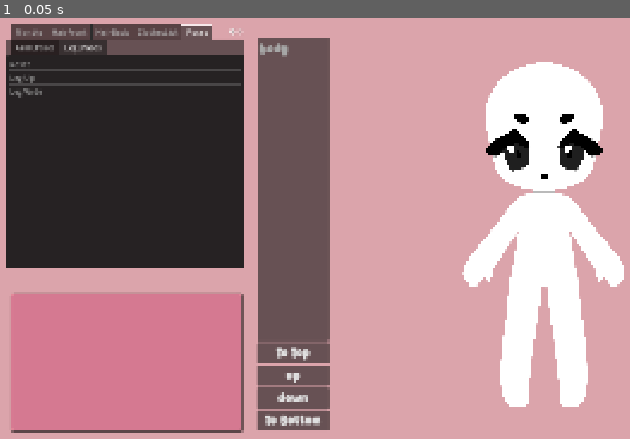
Above: before the commit, frame 1.
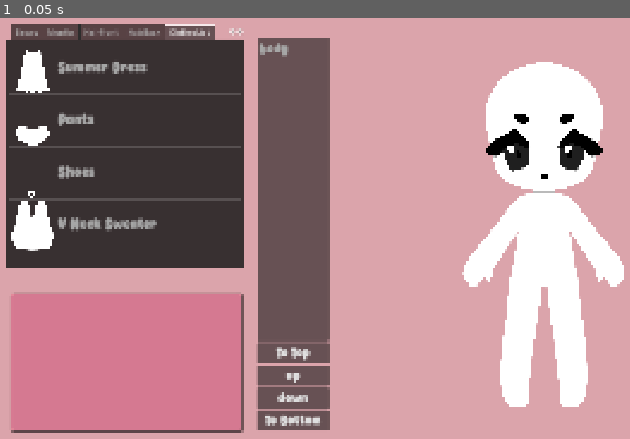
Above: after the commit, the same moment.

Repository: DayaanS/dress-up
Game: Godot game, scene res://scenes/customization.tscn
The game is run twice, just before and just after one commit, with the same random seed, the same clock (stepped at 60 frames per second) and the same inputs.
Inputs:
- Up to frame 1 (0.05 s): no input

The runs differ from the first frame. In frame 1, 4.0% of the frame differs, in the area x 0-39%, y 1-56%.

Commit message:
feat: color change feature

Diff:
--- a/scenes/item_color_selection.tscn
+++ b/scenes/item_color_selection.tscn
@@ -1,7 +1,6 @@
 [gd_scene format=3 uid="uid://b61a51s63pxhe"]
 
 [ext_resource type="Script" uid="uid://dy8ruii43f7sv" path="res://scripts/item_color_selection.gd" id="1_k71m0"]
-[ext_resource type="Resource" uid="uid://cs3drpibsp75u" path="res://data/items/pants.tres" id="2_k71m0"]
 [ext_resource type="Theme" uid="uid://cdvgy38nflwke" path="res://data/ui_theme.tres" id="3_g2plc"]
 
 [node name="ItemColorSelection" type="Control" unique_id=1949384703]
@@ -12,7 +11,6 @@
 grow_horizontal = 2
 grow_vertical = 2
 script = ExtResource("1_k71m0")
-item = ExtResource("2_k71m0")
 
 [node name="Panel" type="Panel" parent="." unique_id=566416004]
 layout_mode = 1
--- a/scenes/item_selection.tscn
+++ b/scenes/item_selection.tscn
@@ -19,7 +19,7 @@
 anchor_bottom = 1.0
 grow_horizontal = 2
 grow_vertical = 2
-current_tab = 7
+current_tab = 6
 
 [node name="Bodies" type="ItemList" parent="TabContainer" unique_id=1846120978]
 unique_name_in_owner = true
@@ -89,7 +89,6 @@
 
 [node name="ClothesList" type="ItemList" parent="TabContainer" unique_id=139898182]
 unique_name_in_owner = true
-visible = false
 layout_mode = 2
 theme = ExtResource("2_47dkk")
 select_mode = 2
@@ -99,6 +98,7 @@
 metadata/_tab_index = 6
 
 [node name="Poses" type="TabContainer" parent="TabContainer" unique_id=111635627]
+visible = false
 layout_mode = 2
 current_tab = 1
 metadata/_tab_index = 7
--- a/scripts/global.gd
+++ b/scripts/global.gd
@@ -4,6 +4,9 @@
 var all_hair_front_data:Array[Item] = []
 var all_hair_back_data:Array[Item] = []
 var all_items_data: Array[Item] = []
+
+var selected_item_node: Skeleton
+var selected_item:Item
 
 # gets Item files from path and returns the array of Items
 func get_items(path):
@@ -16,13 +19,14 @@
 
 # Called when the node enters the scene tree for the first time.
 func _ready() -> void:
-	pass # Replace with function body.
+	#pass # Replace with function body.
 	all_clothes_data = get_items("res://data/items/")
 	all_hair_back_data = get_items("res://data/hair_back/")
 	all_hair_front_data = get_items("res://data/hair_front/")
 	all_items_data = all_clothes_data + all_hair_back_data + all_hair_front_data
 
 
+
 # Called every frame. 'delta' is the elapsed time since the previous frame.
 func _process(delta: float) -> void:
 	pass
--- a/scripts/item_color_selection.gd
+++ b/scripts/item_color_selection.gd
@@ -6,23 +6,22 @@
 
 # adds colors of Item data
 func add_item_colors(item:Item):
-	# instead of adding color on item selection
-	# clear the vbox and add colors on layer selection (match id on layer with id on item data)
-	# need to instantiate the color container instead of just adding to one so they would be separate
-
-
+	# clear colors
 	for color_button in color_list.get_children():
 		color_button.queue_free()
+
+	# add default colors from Item data
 	for i in len(item.colors):
 		var item_part_color_selection_instance = item_part_color_selection.instantiate()
 		item_part_color_selection_instance.color = item.colors[i]
 		item_part_color_selection_instance.part_name = item.parts[i].name
+		item_part_color_selection_instance.color_picker_index = i
 		color_list.add_child(item_part_color_selection_instance)
-
 
 func remove_item_colors():
 	for color_button in color_list.get_children():
 		color_button.queue_free()
+
 
 # Called when the node enters the scene tree for the first time.
 func _ready() -> void:
--- a/scripts/item_part_color_selection.gd
+++ b/scripts/item_part_color_selection.gd
@@ -5,7 +5,11 @@
 @onready var color_picker_button: ColorPickerButton = $ColorPickerButton
 @onready var label: Label = $Label
 
-@export var layer: Skeleton
+@export var item_node: Skeleton
+
+@export var item_selection: Node
+
+var color_picker_index = 0
 
 # Called when the node enters the scene tree for the first time.
 func _ready() -> void:
@@ -16,7 +20,8 @@
 func _process(delta: float) -> void:
 	pass
 
+func change_item_color(item:Item, index:int, color:Color):
+	item.colors[index] = color
 
 func _on_color_picker_button_color_changed(color: Color) -> void:
-	pass
-	#layer.set_color("color",color)
+	change_item_color(Global.selected_item, color_picker_index, color)
--- a/scripts/item_selection.gd
+++ b/scripts/item_selection.gd
@@ -18,24 +18,21 @@
 
 
 # adds a skeleton base for item_parts to attach to and returns that node
-func add_skeleton():
-	var instance:Skeleton = skeleton_scene.instantiate()
-	outfit.add_child(instance)
-	return instance
-
 
 func add_item_to_body(all_items_data, index:int, selected: bool):
 	if selected == true:
-		var skeleton:Skeleton = add_skeleton()
+		var skeleton:Skeleton = skeleton_scene.instantiate()
+		outfit.add_child(skeleton)
 		skeleton.add_item(all_items_data[index])
-		#item_color_selection.add_item_colors(all_clothes_data[index])
-		current_item_nodes[index+1] = skeleton
+		current_item_nodes[index+1] = skeleton # + 1 cause item 0 is body
+
 		layers_ui.add_layer_to_UI(all_items_data[index].item_id, selected, all_items_data[index].icon)
 
 	else:
 		current_item_nodes[index+1].queue_free()
-		#item_color_selection.remove_item_colors()
+
 		layers_ui.remove_layer_from_UI(all_items_data[index].item_id)
+
 
 
 # Called when the node enters the scene tree for the first time.
@@ -45,6 +42,7 @@
 	outfit.add_child(body)
 	current_item_nodes[0] = body
 
+	# populate item selection ui with all items
 	for item in Global.all_clothes_data:
 		clothes_list.add_item(item.name, item.icon, true)
 	for item in Global.all_hair_back_data:
@@ -58,7 +56,7 @@
 
 
 func _on_hair_front_multi_selected(index: int, selected: bool) -> void:
-	add_item_to_body(Global.all_hair_front_data,index,selected)
+	add_item_to_body(Global.all_hair_front_data,index, selected)
 
 
 func _on_hair_back_multi_selected(index: int, selected: bool) -> void:
--- a/scripts/layers_ordering.gd
+++ b/scripts/layers_ordering.gd
@@ -70,8 +70,7 @@
 
 func _on_item_list_item_selected(index: int) -> void:
 	var item_id = item_list.get_item_text(index)
-	print(item_id)
 	for item in Global.all_items_data:
 		if item_id == item.item_id:
-			print(item.item_id)
+			Global.selected_item = item
 			item_color_selection.add_item_colors(item)
--- a/scripts/skeleton.gd
+++ b/scripts/skeleton.gd
@@ -23,6 +23,9 @@
 		var animations_array = leg_animations.get_animation_list()
 		leg_animations.play(animations_array[index])
 
+func set_color(item_part:ItemPartNode, color):
+	item_part.color = color
+
 func add_item(item):
 	for item_part_data in item.parts:
 		add_item_part(item, item_part_data)
